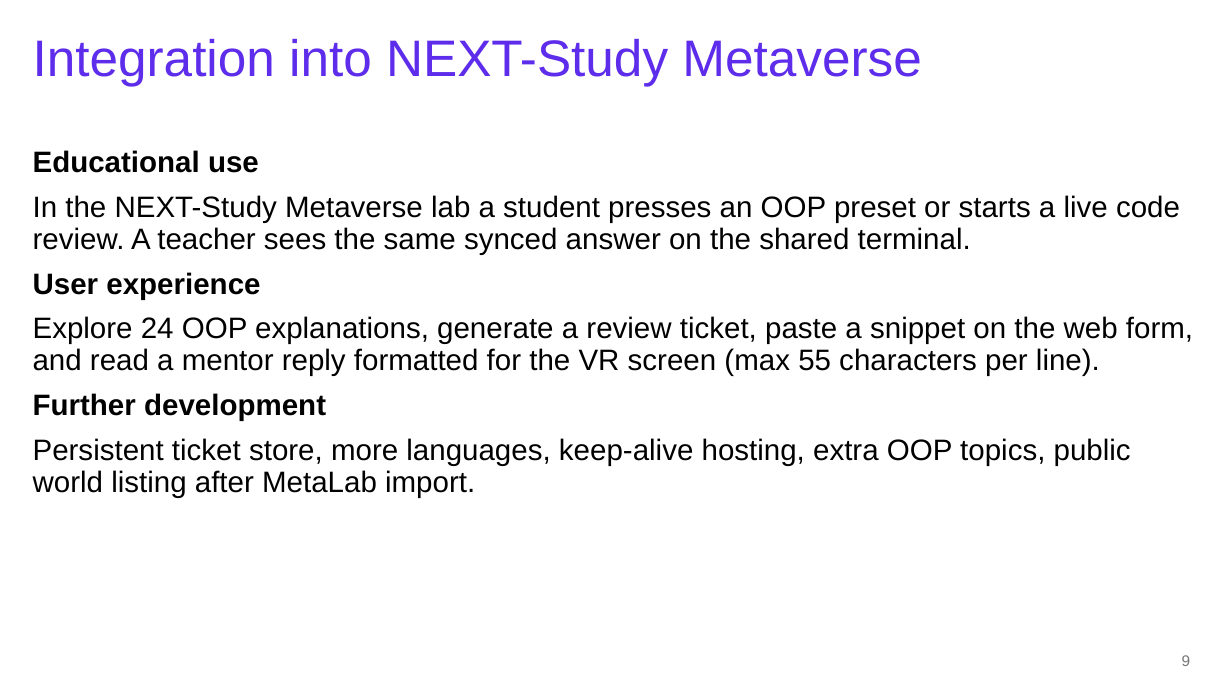
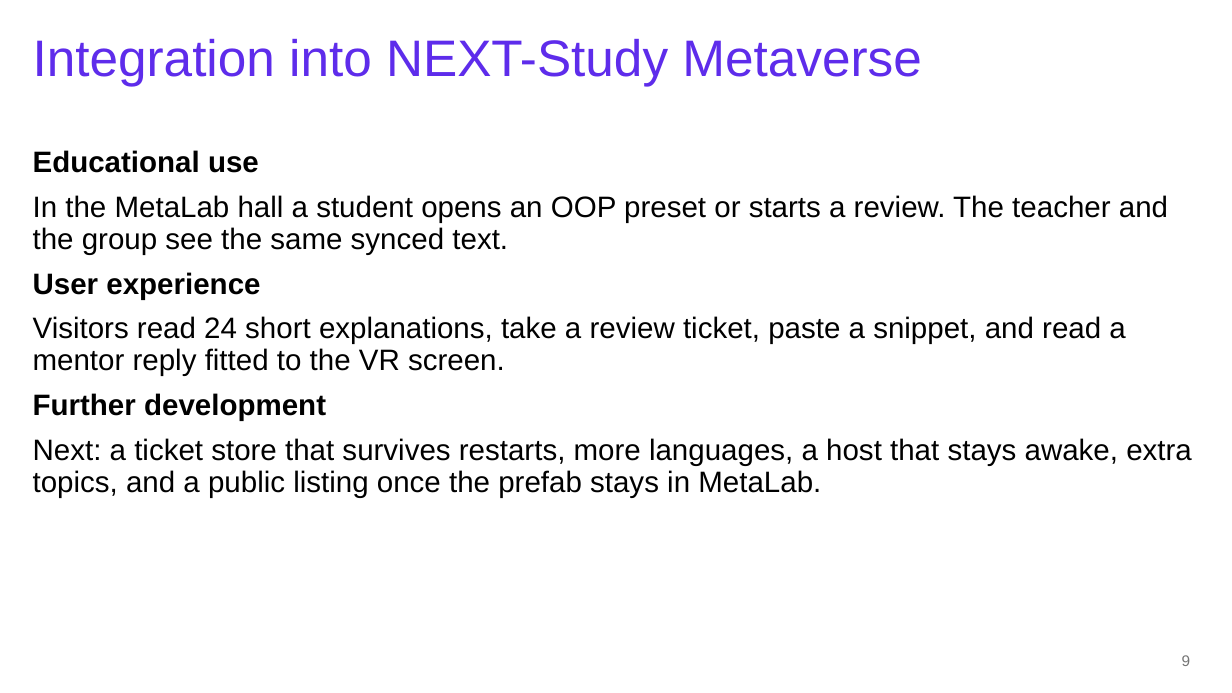
Before and after one commit to mamenkomarkus-creator/CodeSensei, a slide deck: slide 9 of presentation-materials/CodeSensei-NEXT-presentation.pptx. Drawn at 1232x693 pixels with LibreOffice and Linux fonts; fonts in the diff are those of the drawing; background and template pictures are left out. Boxes give left, top, right and bottom in pixels: in the first picture for what was removed or moved away, otherwise in the second. Text is boxed around its words. In the diff, an @@ line names an element or a change of style, - is before the commit and + after.

```diff
--- a/presentation-materials/CodeSensei-NEXT-presentation.pptx
+++ b/presentation-materials/CodeSensei-NEXT-presentation.pptx
@@ text at [33,195,1168,255]: text changed @@
-In the NEXT-Study Metaverse lab a student presses an OOP preset or starts a live code review. A teacher sees the same synced answer on the shared terminal.
+In the MetaLab hall a student opens an OOP preset or starts a review. The teacher and the group see the same synced text.
@@ text at [33,316,1125,376]: text changed @@
-Explore 24 OOP explanations, generate a review ticket, paste a snippet on the web form, and read a mentor reply formatted for the VR screen (max 55 characters per line).
+Visitors read 24 short explanations, take a review ticket, paste a snippet, and read a mentor reply fitted to the VR screen.
@@ text at [33,438,1192,497]: text changed @@
-Persistent ticket store, more languages, keep-alive hosting, extra OOP topics, public world listing after MetaLab import.
+Next: a ticket store that survives restarts, more languages, a host that stays awake, extra topics, and a public listing once the prefab stays in MetaLab.
```
Also in this commit, not shown: 4 other slides changed, 3 other files.
